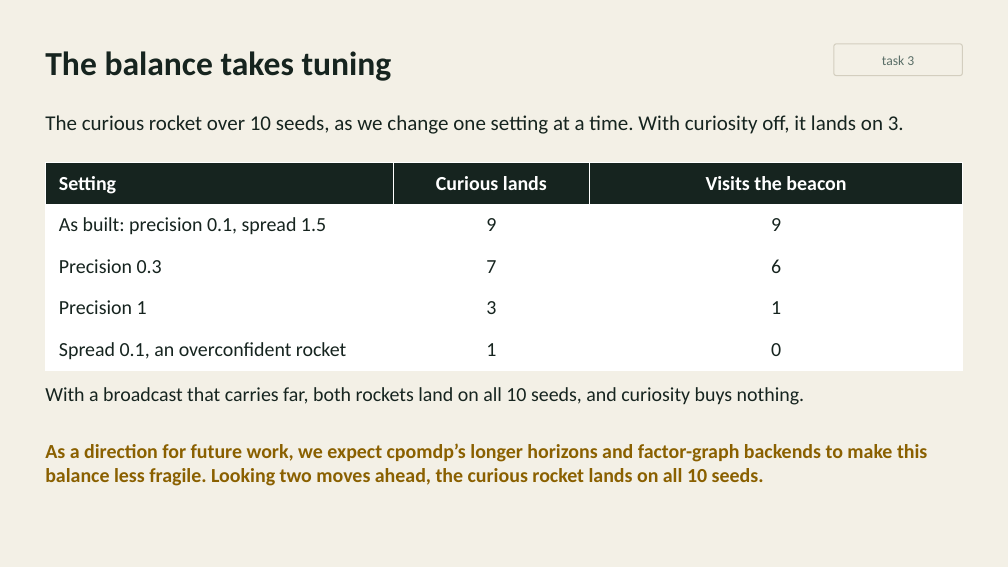
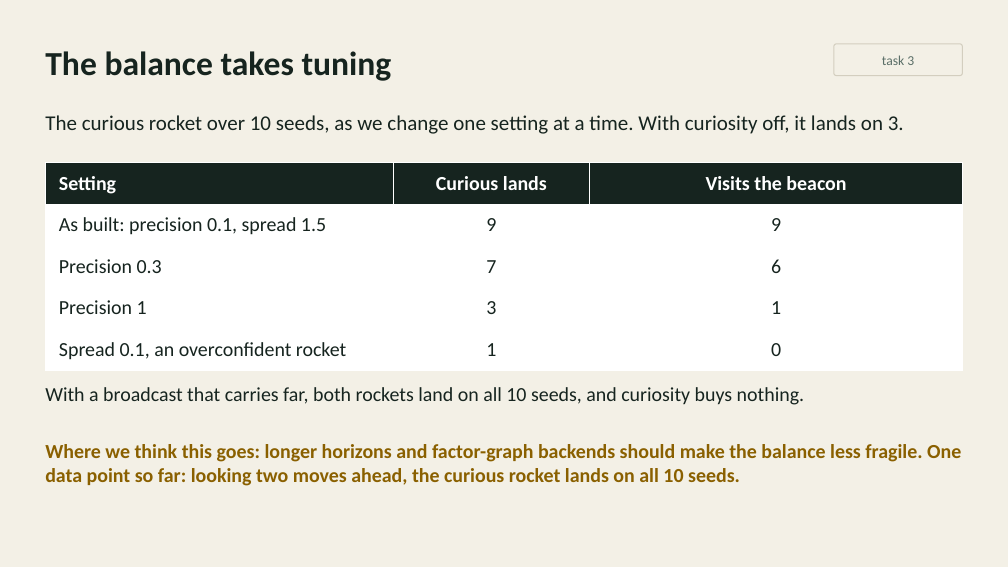
Before and after one commit to inferogenesis/cpomdp-workshop, a slide deck: slide 18 of deck/cpomdp_symposium_2026.pptx. Drawn at 1008x567 pixels with LibreOffice and Linux fonts; fonts in the diff are those of the drawing. Boxes give left, top, right and bottom in pixels: in the first picture for what was removed or moved away, otherwise in the second. Text is boxed around its words. In the diff, an @@ line names an element or a change of style, - is before the commit and + after.

```diff
--- a/deck/cpomdp_symposium_2026.pptx
+++ b/deck/cpomdp_symposium_2026.pptx
@@ text at box(45, 444, 961, 486): text changed @@
-As a direction for future work, we expect cpomdp’s longer horizons and factor-graph backends to make this balance less fragile. Looking two moves ahead, the curious rocket lands on all 10 seeds.
+Where we think this goes: longer horizons and factor-graph backends should make the balance less fragile. One data point so far: looking two moves ahead, the curious rocket lands on all 10 seeds.
```
Also in this commit, not shown: 5 other slides changed, 3 other files.
